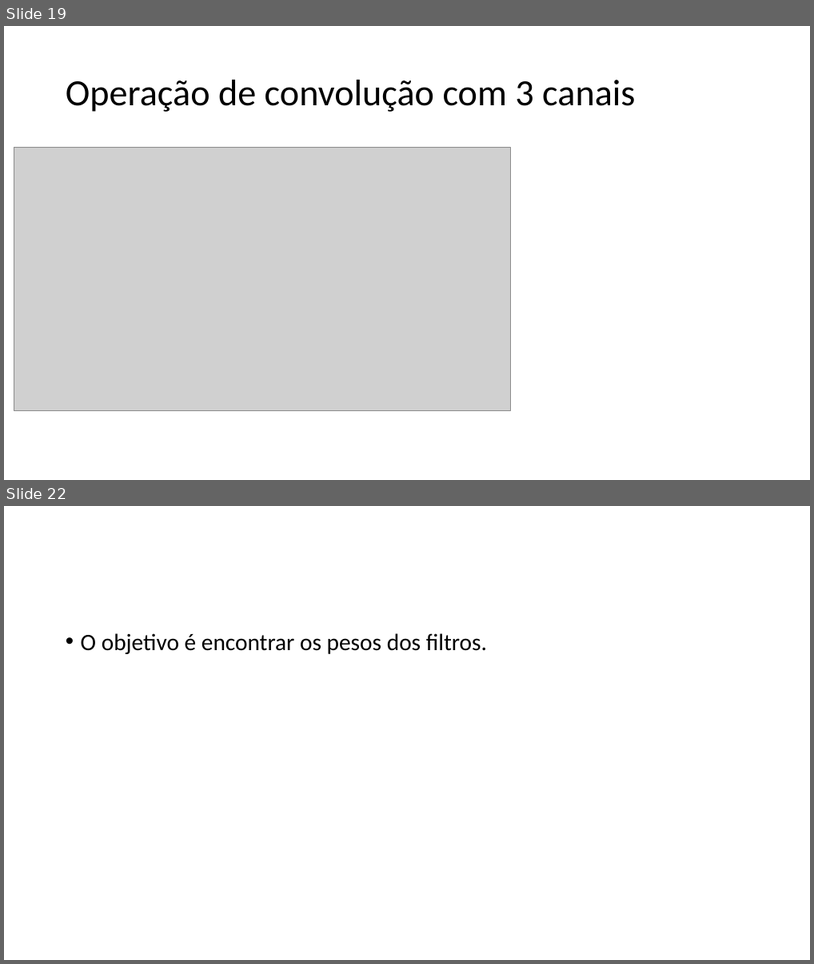
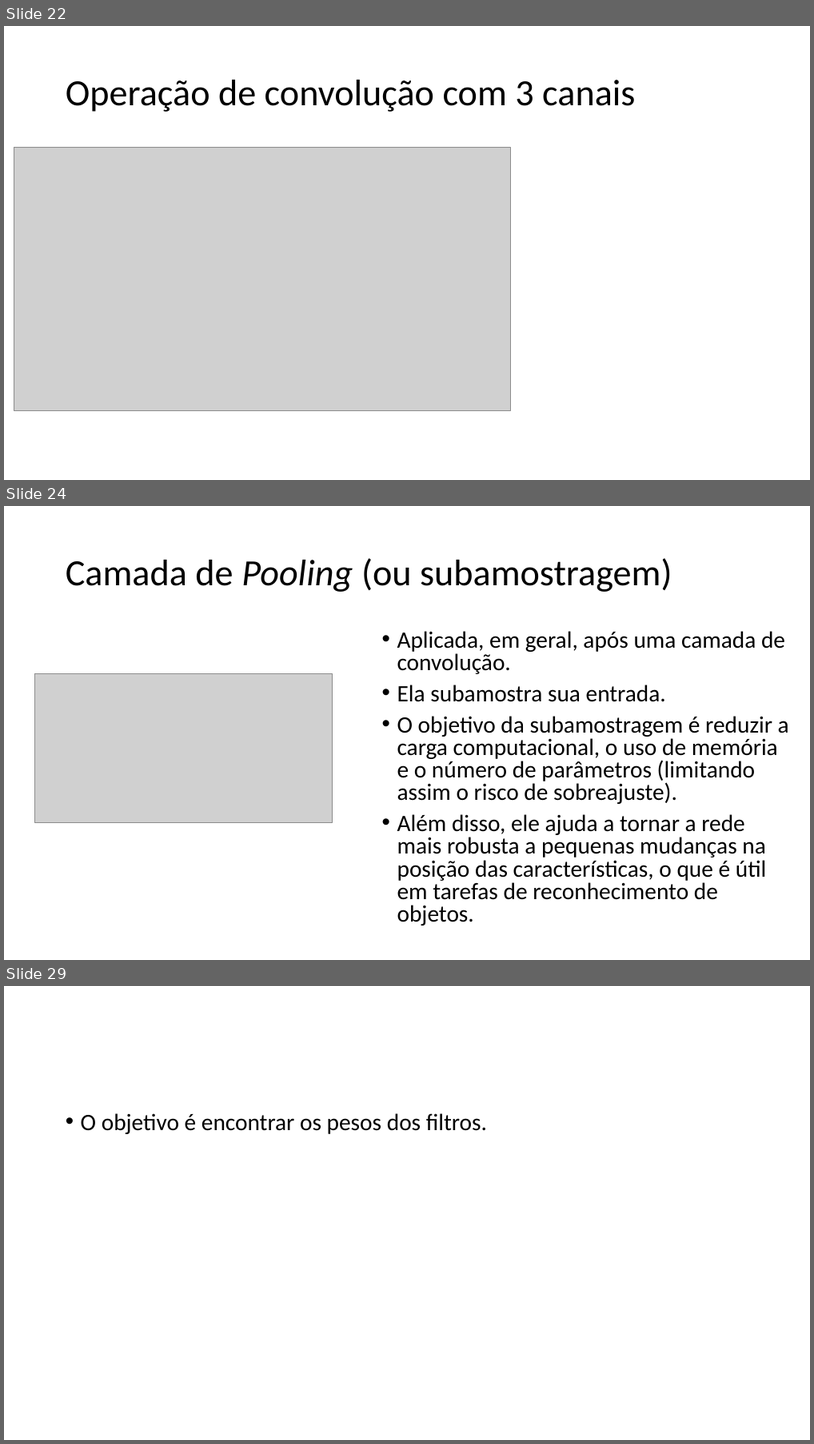
Before and after one commit to zz4fap/tp557-iot-ml, a slide deck: slides/TP557_12_Introduzindo_convoluções.pptx. Shown one above the other, each under a label of ours: slides 19 and 22 before the commit, slides 22, 24 and 29 after it; the slides between them are not shown. The pictures are 814x964 and 814x1444 pixels, drawn with LibreOffice and Linux fonts; fonts in the diff are those of the drawing; grey boxes stand for pictures. Boxes give left, top, right and bottom in pixels: in the first picture for what was removed or moved away, otherwise in the second. Text is boxed around its words. In the diff, an @@ line names an element or a change of style, - is before the commit and + after.

```diff
--- a/slides/TP557_12_Introduzindo_convoluções.pptx
+++ b/slides/TP557_12_Introduzindo_convoluções.pptx
@@ slide 24 added at (x1=4, y1=506, x2=810, y2=960), background #FFFFFF @@
@@ title added at (x1=66, y1=558, x2=672, y2=592), 44 pt, text #000000 @@
+Camada de Pooling (ou subamostragem)
@@ text added at (x1=398, y1=631, x2=790, y2=925), 28 pt, text #000000 @@
+• Aplicada, em geral, após uma camada de convolução.
+• Ela subamostra sua entrada.
+• O objetivo da subamostragem é reduzir a carga computacional, o uso de memória e o número de parâmetros (limitando assim o risco de sobreajuste).
+• Além disso, ele ajuda a tornar a rede mais robusta a pequenas mudanças na posição das características, o que é útil em tarefas de reconhecimento de objetos.
@@ picture added at (x1=35, y1=673, x2=333, y2=822) @@
@@ what was slide 19 is now slide 22 @@
@@ what was slide 22 is now slide 29 @@
```
Also in this commit, not shown: 3 slides changed, 10 other slides added, 2 slides removed, 3 other files.
